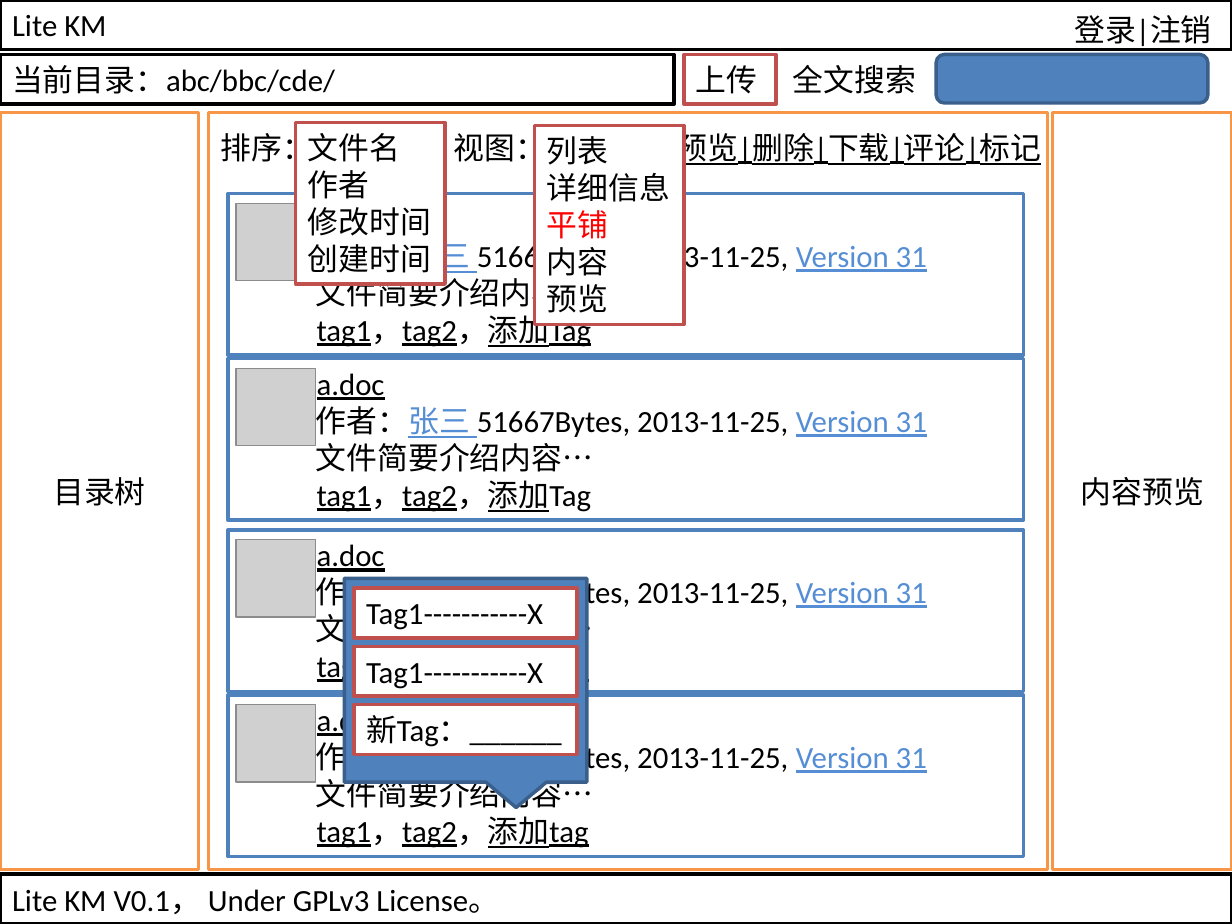
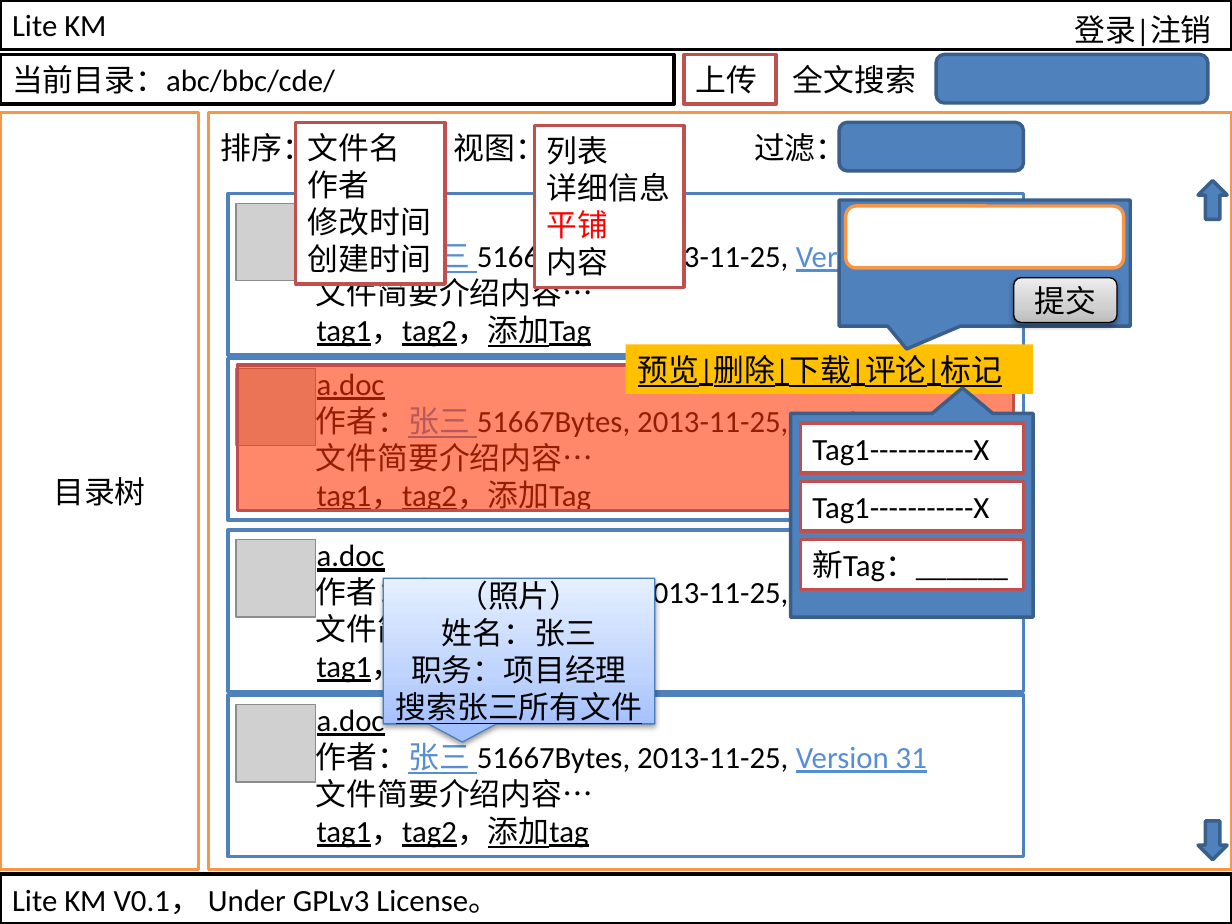
Before and after one commit to jiangjianbo/LiteKM, a slide deck: slide 3 of doc/UI Design.pptx. Drawn at 1232x924 pixels with LibreOffice and Linux fonts; fonts in the diff are those of the drawing; grey boxes stand for pictures. Boxes give left, top, right and bottom in pixels: in the first picture for what was removed or moved away, otherwise in the second. Text is boxed around its words. In the diff, an @@ line names an element or a change of style, - is before the commit and + after.

```diff
--- a/doc/UI Design.pptx
+++ b/doc/UI Design.pptx
@@ rectangle "文件内容": place and size @@
-rectangle "文件内容" at <box>208,113,1047,870</box>
+rectangle "文件内容" at <box>208,113,1232,870</box>
@@ rectangle removed at <box>1052,113,1232,870</box> @@
-内容预览
@@ rectangle "列表": place and size @@
-rectangle "列表" at <box>535,126,684,325</box>
+rectangle "列表" at <box>535,126,684,287</box>
@@ text added at <box>754,128,846,168</box>, 18 pt, text #000000 @@
+过滤：
@@ rounded rectangle added at <box>839,122,1024,170</box>, fill #4F81BD, outline #3A5F8C 2 pt @@
@@ speech box added at <box>839,200,1130,325</box>, fill #4F81BD, outline #3A5F8C 2 pt @@
@@ rounded rectangle added at <box>845,206,1124,267</box>, fill #FFFFFF, outline #F79646 2 pt @@
@@ down arrow added at <box>1198,181,1227,219</box>, fill #4F81BD, outline #3A5F8C 2 pt @@
@@ text in rectangle at <box>547,284,609,313</box>: paragraph removed @@
-预览
@@ rounded rectangle added at <box>1014,277,1117,322</box>, fill gradient #BDBDBD to #D1D1D1 to #EEEEEE, outline #000000 0.75 pt, 18 pt, text #000000 @@
+提交
@@ rectangle "预览|删除|下载|评论|标记": place and size @@
-rectangle "预览|删除|下载|评论|标记" at <box>677,128,1042,168</box>
+rectangle "预览|删除|下载|评论|标记" at <box>626,344,1034,393</box>
@@ rectangle "预览|删除|下载|评论|标记" at <box>626,344,1034,393</box>: fill none to #FFC000 @@
@@ rectangle added at <box>238,365,1014,510</box>, fill #FF3300 at 58% opacity, outline #C0504D 2 pt @@
@@ 3 rectangles, 1 speech box: place and size @@
-3 rectangles, 1 speech box at <box>345,578,588,781</box>
+3 rectangles, 1 speech box at <box>791,414,1034,617</box>
@@ speech box at <box>791,414,1034,617</box>: mirrored @@
@@ speech box added at <box>383,578,654,723</box>, fill gradient #A4C4FF to #BFD4FF to #E6EEFF, outline #4B7EBC 0.75 pt, 18 pt, text #000000 @@
+（照片）
+姓名：张三
+职务：项目经理
+搜索张三所有文件
@@ down arrow added at <box>1198,821,1227,859</box>, fill #4F81BD, outline #3A5F8C 2 pt @@
```
Also in this commit, not shown: 3 other slides changed, 1 slide added.
